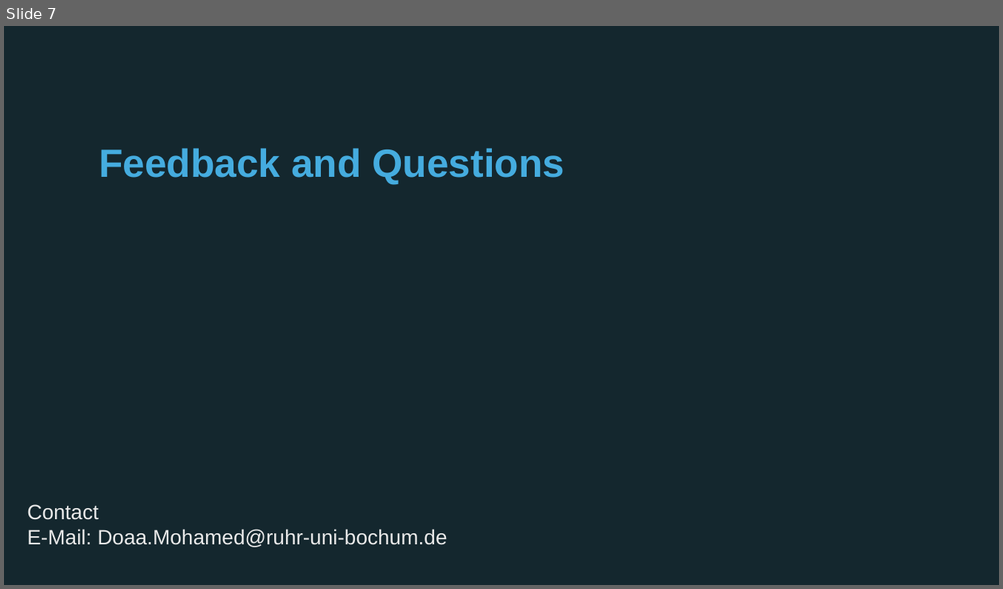
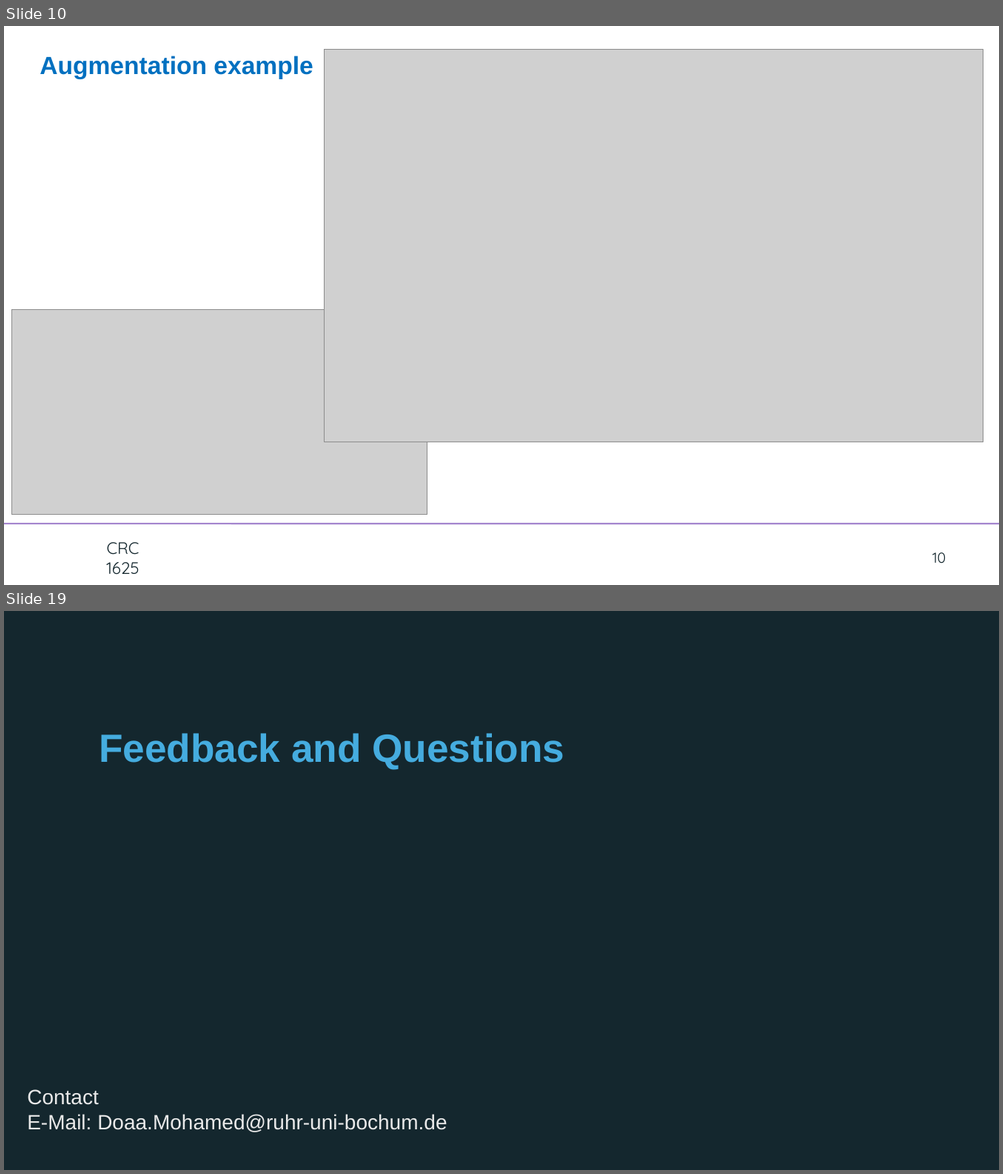
Before and after one commit to doaa1012/virtual_electrochemist, a slide deck: Meeting.pptx. Shown one above the other, each under a label of ours: slide 7 before the commit, slides 10 and 19 after it; the slides between them are not shown. The pictures are 1003x589 and 1003x1174 pixels, drawn with LibreOffice and Linux fonts; fonts in the diff are those of the drawing; grey boxes stand for pictures; background and template pictures are left out. Boxes give left, top, right and bottom in pixels: in the first picture for what was removed or moved away, otherwise in the second. Text is boxed around its words. In the diff, an @@ line names an element or a change of style, - is before the commit and + after.

```diff
--- a/Meeting.pptx
+++ b/Meeting.pptx
@@ slide 10 added at [4,26,999,585], background #FFFFFF; not listed: 1 template element that a slide beside it also shows @@
@@ text added at [40,56,313,79], 24 pt, text #0070C0, bold @@
+Augmentation example
@@ picture added at [324,50,983,443] @@
@@ picture added at [12,309,427,514] @@
@@ text added at [106,543,139,574], 16 pt, text #14272E @@
+CRC
+1625
@@ page number added at [932,553,945,563], 14 pt, text #14272E @@
+10
@@ what was slide 7 is now slide 19 @@
```
Also in this commit, not shown: 11 other slides added, 37 other files.
